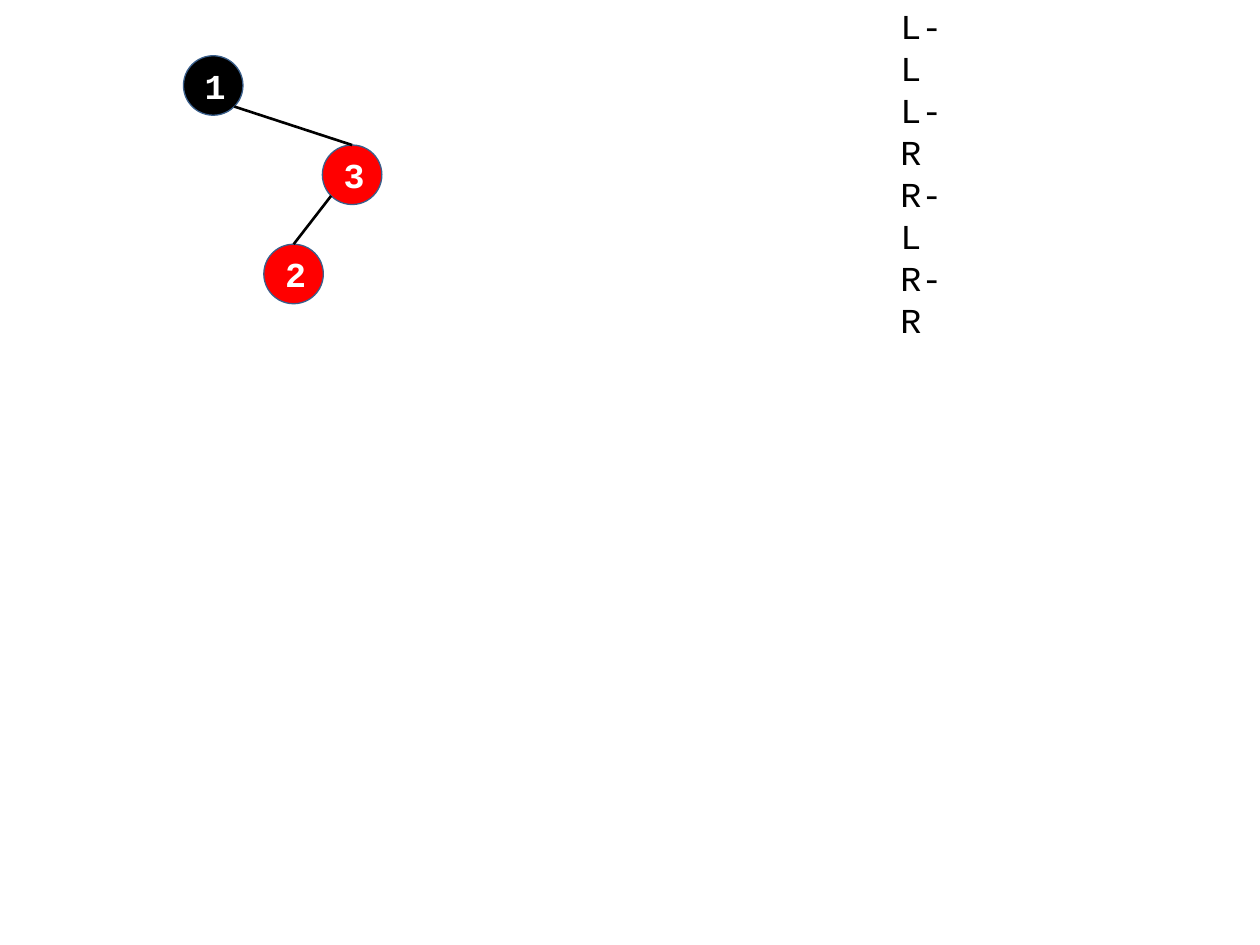
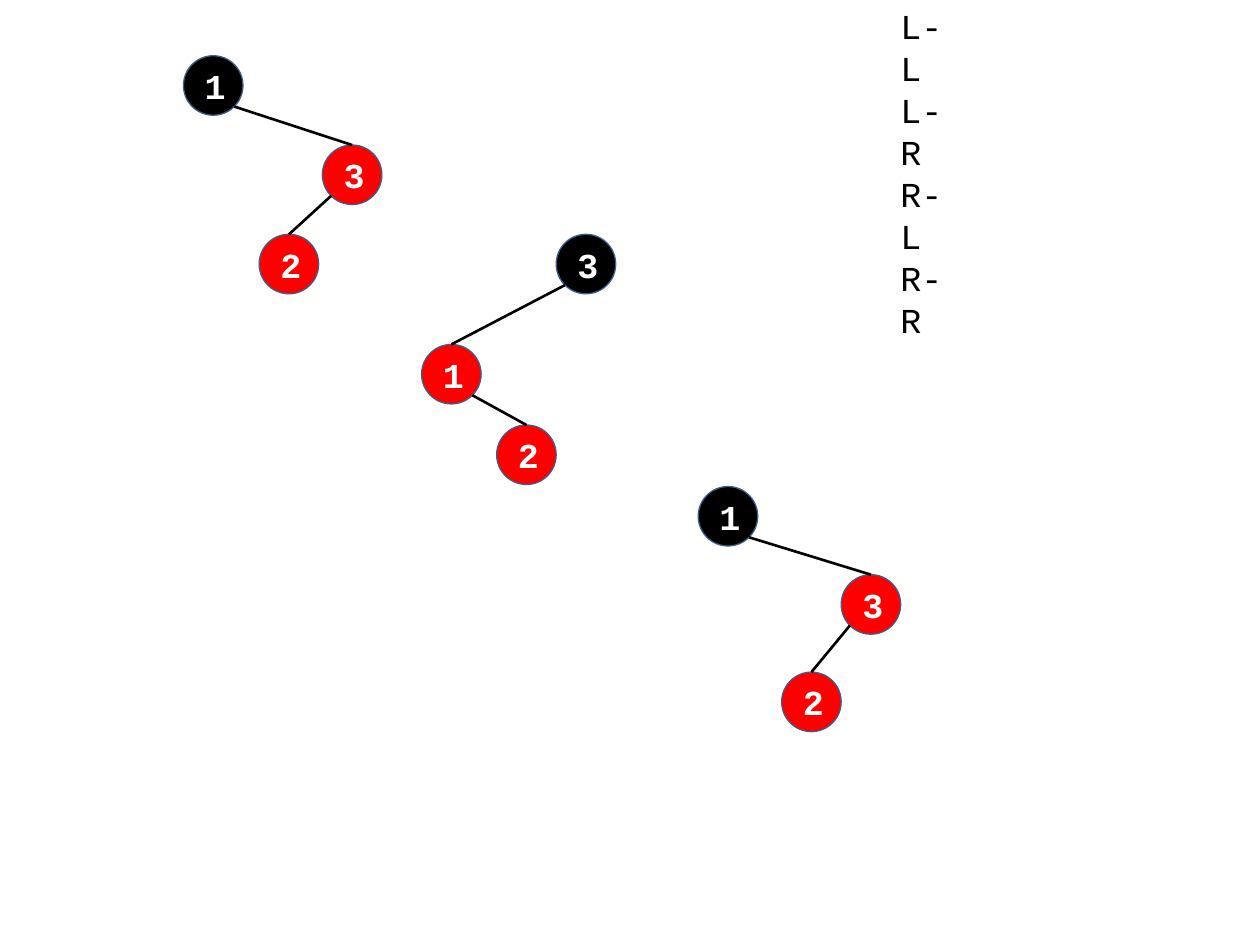
Before and after one commit to chisun-joung/osdsalgo_c, a slide deck: slide 16 of 03_day.pptx. Drawn at 1260x945 pixels with LibreOffice and Linux fonts; fonts in the diff are those of the drawing. Boxes give left, top, right and bottom in pixels: in the first picture for what was removed or moved away, otherwise in the second. Text is boxed around its words. In the diff, an @@ line names an element or a change of style, - is before the commit and + after.

```diff
--- a/03_day.pptx
+++ b/03_day.pptx
@@ line moved from (331, 195) - (294, 244) to (331, 195) - (289, 234) @@
@@ ellipse "2": place and size @@
-ellipse "2" at (263, 244, 323, 304)
+ellipse "2" at (260, 234, 319, 294)
@@ ellipse added at (556, 234, 615, 294), fill #000000, outline #3A5F8C 0.75 pt, 20 pt, text #FFFFFF, bold @@
+3
@@ line added from (451, 344) to (564, 285), #000000 1.5 pt @@
@@ ellipse added at (422, 344, 481, 403), fill #FF0000, outline #3A5F8C 0.75 pt, 20 pt, text #FFFFFF, bold @@
+1
@@ line added from (472, 396) to (527, 425), #000000 1.5 pt @@
@@ ellipse added at (496, 425, 556, 484), fill #FF0000, outline #3A5F8C 0.75 pt, 20 pt, text #FFFFFF, bold @@
+2
@@ ellipse added at (698, 486, 757, 546), fill #000000, outline #3A5F8C 0.75 pt, 20 pt, text #FFFFFF, bold @@
+1
@@ line added from (748, 537) to (871, 575), #000000 1.5 pt @@
@@ ellipse added at (842, 575, 901, 634), fill #FF0000, outline #3A5F8C 0.75 pt, 20 pt, text #FFFFFF, bold @@
+3
@@ line added from (850, 625) to (811, 672), #000000 1.5 pt @@
@@ ellipse added at (781, 672, 840, 731), fill #FF0000, outline #3A5F8C 0.75 pt, 20 pt, text #FFFFFF, bold @@
+2
```
Also in this commit, not shown: 2 slides added, 2 other files.
